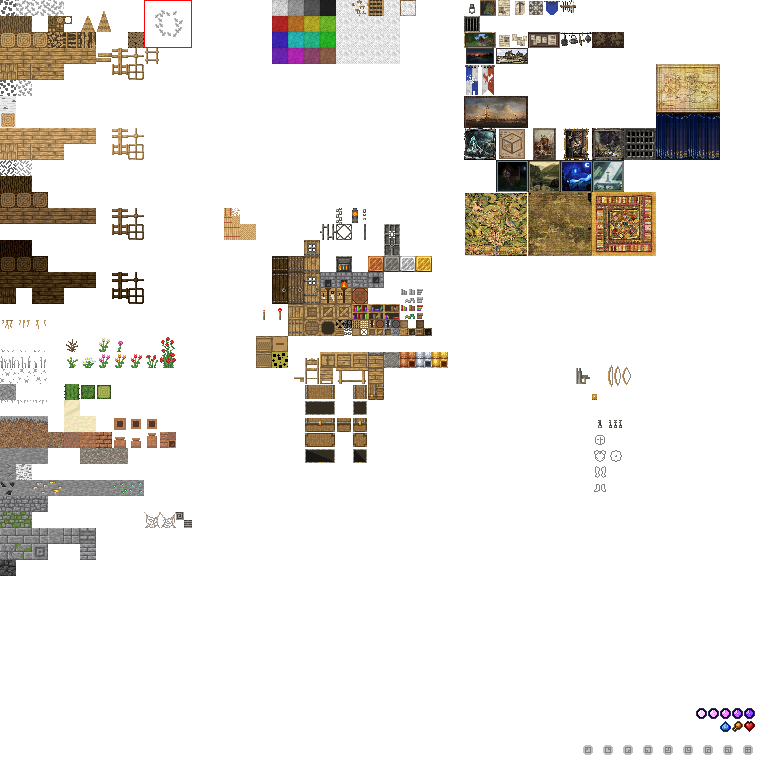
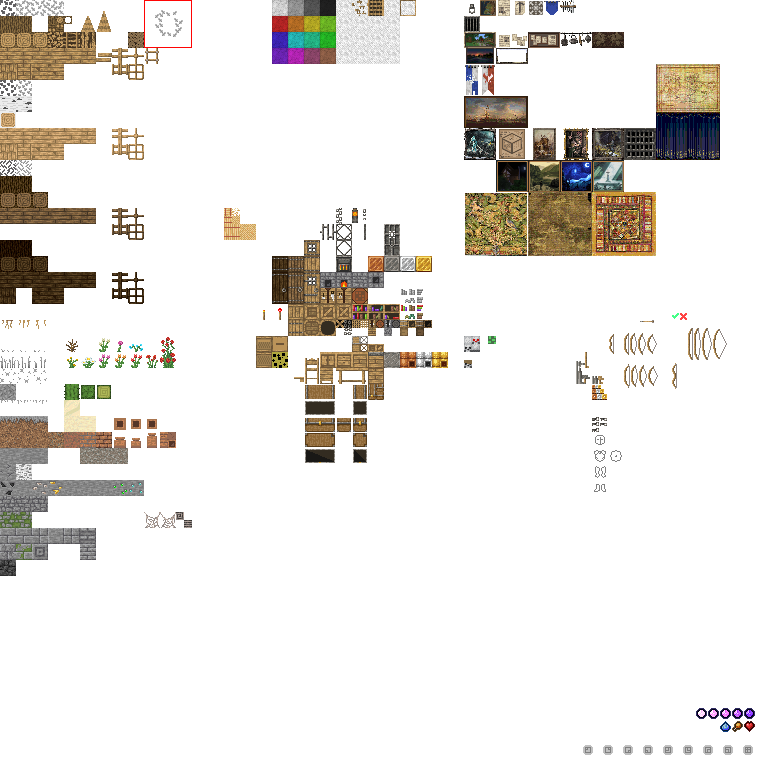
Layered file, before and after one edit (768×768). Changes by layer:
painted on "paintings" over (464, 38, 720, 256)
painted on "main" over (0, 96, 727, 572)
